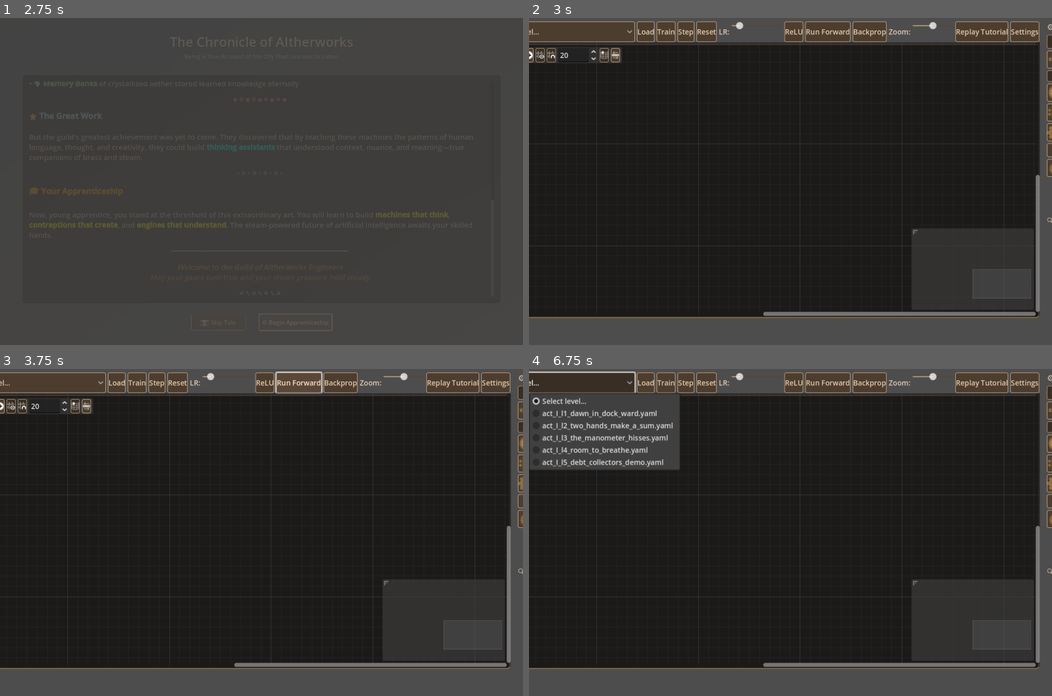
Above: before the commit, frames 1-4 (two rows, left to right).
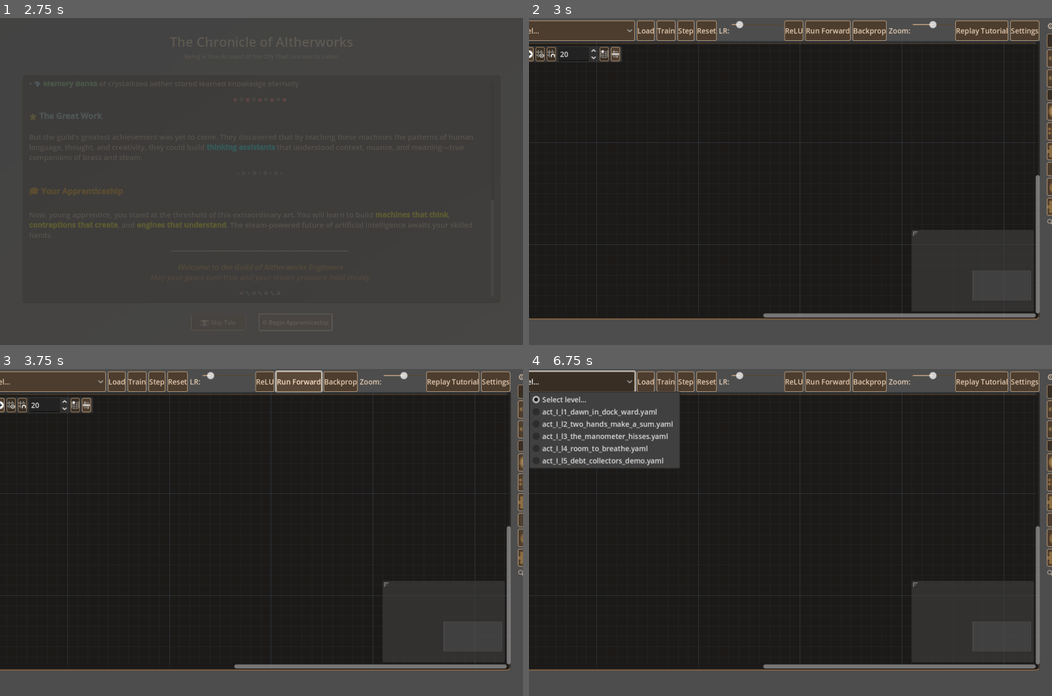
Above: after the commit, the same moments.

Repository: jazzmind/aitherworks
Game: Godot game, scene res://game/ui/title_screen.tscn
Two runs of this game, one before a commit and one after it. Both use one fixed random seed, a clock stepped at 60 frames per second and the inputs below.
Inputs:
- Up to frame 1 (2.75 s): click "🎩 New Apprenticeship" at 0.5 s; click "⏭️ Skip Tale" at 1.25 s; click "⚙️ Begin Apprenticeship" at 2 s
- Up to frame 2 (3 s): click "⚙️ Begin Apprenticeship" at 2.75 s
- Up to frame 3 (3.75 s): click "Run Forward" at 3.5 s
- Up to frame 4 (6.75 s): click "Replay Tutorial" at 4.25 s; click "Replay Tutorial" at 5 s; click "Replay Tutorial" at 5.75 s; click "Select level..." at 6.5 s

Frame 1 is identical in both runs. In frame 2, 4.3% of the frame differs, in the area x 0-100%, y 0-93%; in frame 3, 4.4%; in frame 4, 5.5%.

Commit message:
Implement Steam Source, Spyglass, and YAML validation
Co-authored-by: wes <wes@sonnenreich.com>

Diff:
--- /dev/null
+++ b/game/sim/spec_validator.gd
@@ -0,0 +1,70 @@
+extends Node
+class_name SpecValidator
+
+## SpecValidator
+# Validates part and level YAML files and logs readable messages.
+
+static func _list_yaml(dir_path: String) -> Array[String]:
+	var out: Array[String] = []
+	var dir := DirAccess.open(dir_path)
+	if dir == null:
+		return out
+	dir.list_dir_begin()
+	var f := dir.get_next()
+	while f != "":
+		if not dir.current_is_dir() and f.ends_with(".yaml"):
+			out.append(dir_path + "/" + f)
+		f = dir.get_next()
+	dir.list_dir_end()
+	return out
+
+static func _load_catalog(parts_dir: String) -> Dictionary:
+	var cat: Dictionary = {}
+	var files := _list_yaml(parts_dir)
+	for p in files:
+		var d := SpecLoader.load_yaml(p)
+		if d.has("id"):
+			cat[String(d["id"])]=d
+	return cat
+
+static func _stringify_path(p: String) -> String:
+	return p.get_file()
+
+func validate_parts_and_specs(parts_dir: String, specs_dir: String) -> Dictionary:
+	var messages: Array[String] = []
+	var ok := true
+	# Parts
+	var part_files := _list_yaml(parts_dir)
+	for pf in part_files:
+		var data := SpecLoader.load_yaml(pf)
+		var id := String(data.get("id", ""))
+		if id == "":
+			ok = false
+			messages.append("❌ Part missing id: " + _stringify_path(pf))
+			continue
+		if not data.has("ports"):
+			messages.append("⚠️ Part has no ports: " + id)
+		else:
+			for k in data["ports"].keys():
+				var v := String(data["ports"][k])
+				if v != "input" and v != "output":
+					messages.append("⚠️ Port '"+k+"' on "+id+" is '"+v+"' (expected 'input'|'output')")
+	# Specs
+	var catalog := _load_catalog(parts_dir)
+	var spec_files := _list_yaml(specs_dir)
+	for sf in spec_files:
+		var s := SpecLoader.load_yaml(sf)
+		var allowed: Array = s.get("allowed_parts", [])
+		for pid in allowed:
+			if not catalog.has(String(pid)):
+				ok = false
+				messages.append("❌ Spec references unknown part '"+String(pid)+"' in "+_stringify_path(sf))
+		# Name/description guard
+		if not s.has("name"):
+			messages.append("⚠️ Spec missing name: "+_stringify_path(sf))
+		if not s.has("description"):
+			messages.append("⚠️ Spec missing description: "+_stringify_path(sf))
+
+	if ok:
+		messages.push_front("✅ YAML validation OK ("+str(part_files.size())+" parts, "+str(spec_files.size())+" specs)")
+	return {"ok": ok, "messages": messages}
--- /dev/null
+++ b/game/sim/tests_spec_validator.gd
@@ -0,0 +1,26 @@
+extends Node
+
+## Basic tests for SpecValidator and part processing
+
+func _ready() -> void:
+	print("[TEST] Running SpecValidator tests...")
+	var validator := SpecValidator.new()
+	var res := validator.validate_parts_and_specs("res://data/parts", "res://data/specs")
+	assert(res.has("ok"))
+	assert(res.has("messages"))
+	print("[TEST] Validator OK:", res.ok)
+	for m in res.messages:
+		print("[VALIDATOR] ", m)
+
+	print("[TEST] Part processing smoke test...")
+	# Create a WeightWheel and test processing
+	var wheel := WeightWheel.new()
+	wheel.set_weights([1.0, 2.0, -1.0])
+	var out := wheel.process_signals([1.0, 1.0, 1.0])
+	assert(abs(out - 2.0) < 0.0001)
+	# Activation gate
+	var gate := ActivationGate.new()
+	gate.activation_type = ActivationGate.ActivationType.RELU
+	var gout := gate.apply_activation(-1.0)
+	assert(gout == 0.0)
+	print("[TEST] Part processing passed.")
--- a/game/ui/part_node.gd
+++ b/game/ui/part_node.gd
@@ -4,6 +4,8 @@
 # GraphNode wrapper that exposes input/output ports from a part definition.
 
 class_name PartNode
+
+signal inspect_requested(part: PartNode)
 
 var part_id: String = ""
 var input_names: Array[String] = []
@@ -112,11 +114,9 @@
 		"spyglass":
 			part_instance = Spyglass.new()
 		"adder_manifold":
-			# TODO: Implement AdderManifold class
-			pass
+			part_instance = AdderManifold.new()
 		"activation_gate":
-			# TODO: Implement ActivationGate class
-			pass
+			part_instance = ActivationGate.new()
 		"entropy_manometer":
 			# TODO: Implement EntropyManometer class
 			pass
@@ -158,6 +158,16 @@
 			if part_instance is WeightWheel:
 				var wheel = part_instance as WeightWheel
 				output_value = wheel.process_signals(inputs)
+		"adder_manifold":
+			if part_instance is AdderManifold:
+				var add = part_instance as AdderManifold
+				add.input_signals = inputs.duplicate()
+				output_value = add.process_signals()
+		"activation_gate":
+			if part_instance is ActivationGate:
+				var gate = part_instance as ActivationGate
+				var x: float = inputs[0] if inputs.size() > 0 else 0.0
+				output_value = gate.apply_activation(x)
 		"spyglass":
 			if part_instance is Spyglass:
 				# Spyglass is passive - just passes through input
@@ -171,6 +181,12 @@
 				output_value += val
 
 	return output_value
+
+func _gui_input(event: InputEvent) -> void:
+	if event is InputEventMouseButton:
+		var mb := event as InputEventMouseButton
+		if mb.pressed and mb.double_click and mb.button_index == MOUSE_BUTTON_LEFT:
+			emit_signal("inspect_requested", self)
 
 func get_part_status() -> String:
 	"""Get current status of the part for debugging"""
--- a/game/ui/story_tutorial.gd
+++ b/game/ui/story_tutorial.gd
@@ -98,7 +98,14 @@
 				{
 					"character": "aether_sage",
 					"name": "Aether Sage",
-					"text": "Precisely! But first, we need components. Every thinking machine needs [color=yellow]eyes[/color] to see the data. Click on the [color=yellow]Signal Loom[/color] to add the input processor.",
+					"text": "Precisely! But first, every machine needs a [color=yellow]Steam Source[/color] – the boiler that produces input steam signals.",
+					"action": "place_steam_source",
+					"target": "MarginContainer/MainLayout/RightPanel/ComponentDrawers"
+				},
+				{
+					"character": "aether_sage",
+					"name": "Aether Sage",
+					"text": "Now add the [color=yellow]Signal Loom[/color] – the eyes that process raw steam into usable signals.",
 					"action": "place_signal_loom",
 					"target": "MarginContainer/MainLayout/RightPanel/ComponentDrawers"
 				}
@@ -137,9 +144,21 @@
 				{
 					"character": "master_cogwright",
 					"name": "Master Cogwright",
-					"text": "Exactly! [color=yellow]Drag from a yellow output port to a blue input port[/color] to connect them. This creates the data flow path through your thinking machine.",
+					"text": "Exactly! [color=yellow]Connect the Steam Source's output to the Signal Loom's input[/color]. Drag from a yellow output port to a blue input port.",
 					"action": "connect_components",
 					"target": "MarginContainer/MainLayout/CenterPanel/BlueprintArea/GraphEdit"
+				}
+			]
+		},
+		{
+			"title": "Peering Through the Spyglass",
+			"dialogues": [
+				{
+					"character": "aether_sage",
+					"name": "Aether Sage",
+					"text": "To see inside your machine, place a [color=yellow]Spyglass[/color], or simply [b]double-click[/b] a component to open the Inspector.",
+					"action": "place_spyglass",
+					"target": "MarginContainer/MainLayout/RightPanel/ComponentDrawers"
 				}
 			]
 		},
--- a/game/ui/workbench.gd
+++ b/game/ui/workbench.gd
@@ -46,6 +46,8 @@
 var weight_slider: HSlider
 var weight_label: Label
 
+var _last_inspection_window_pos: Vector2i = Vector2i(-1, -1)
+
 func _ready() -> void:
 	engine = Act1Engine.new()
 	add_child(engine)
@@ -75,6 +77,7 @@
 		level_select.add_item(p.get_file())
 	level_select.select(0)  # Select placeholder initially
 	_log("Workbench ready")
+	_validate_yaml_files()
 	# Apply default UI scale
 	get_window().content_scale_factor = 1.4
 	# Set up story tutorial
@@ -99,6 +102,11 @@
 func _populate_palette() -> void:
 	var input_parts = [
 		{
+			"id": "steam_source",
+			"icon": "res://assets/icons/steam_pipe.svg",
+			"tooltip": "Steam Source\n\nThe heart of your contraption - generates steam pressure.\nProvides the input data your machine needs to process."
+		},
+		{
 			"id": "signal_loom",
 			"icon": "res://assets/icons/steam_pipe.svg",
 			"tooltip": "Signal Loom\n\nProcesses input data - the 'eyes' of your machine.\nConverts raw information into usable steam pressure."
@@ -128,6 +136,11 @@
 			"id": "entropy_manometer",
 			"icon": "res://assets/icons/pressure_gauge.svg",
 			"tooltip": "Entropy Manometer\n\nMeasures uncertainty and information content.\nHelps optimize learning efficiency."
+		},
+		{
+			"id": "spyglass",
+			"icon": "res://assets/icons/gear.svg",
+			"tooltip": "Spyglass\n\nPeer into components to see what's happening inside.\nShows real-time data flow and component states."
 		}
 	]
 
@@ -203,16 +216,25 @@
 	var scene := load("res://game/ui/part_node.tscn") as PackedScene
 	var node := scene.instantiate()
 	node.setup_from_spec(id, spec)
+	# Ensure unique name so Spyglass can target by name
+	node.name = "%s_%d" % [id, Time.get_ticks_msec()]
+	# Connect inspection request from node
+	if node.has_signal("inspect_requested"):
+		node.inspect_requested.connect(_open_inspection_window)
 	node.position_offset = Vector2(randi()%400, randi()%200)
 	graph.add_child(node)
 
 	# Notify tutorial of specific part placement
-	if id == "signal_loom":
+	if id == "steam_source":
+		story_tutorial.notify_action("place_steam_source")
+	elif id == "signal_loom":
 		# tutorial.notify("placed_part")  # Disabled
 		story_tutorial.notify_action("place_signal_loom")
 	elif id == "weight_wheel":
 		# tutorial.notify("placed_weight_wheel")  # Disabled
 		story_tutorial.notify_action("place_weight_wheel")
+	elif id == "spyglass":
+		story_tutorial.notify_action("place_spyglass")
 	else:
 		# tutorial.notify("placed_part")  # Disabled
 		story_tutorial.notify_action("place_part")
@@ -442,6 +464,37 @@
 func _on_fullscreen_toggled(pressed: bool) -> void:
 	var mode := DisplayServer.WINDOW_MODE_FULLSCREEN if pressed else DisplayServer.WINDOW_MODE_WINDOWED
 	DisplayServer.window_set_mode(mode)
+
+func _open_inspection_window(part: PartNode) -> void:
+	# Create a spyglass bound to this part node's name
+	var spy := Spyglass.new()
+	add_child(spy)
+	spy.inspection_target = part.name
+	spy.start_inspection()
+	# Create window
+	var win_scene := load("res://game/ui/inspection_window.tscn") as PackedScene
+	var win: InspectionWindow = win_scene.instantiate()
+	add_child(win)
+	win.connect_to_spyglass(spy)
+	if _last_inspection_window_pos.x >= 0:
+		win.position = _last_inspection_window_pos
+	win.window_closed.connect(func():
+		_last_inspection_window_pos = win.position
+		if is_instance_valid(spy):
+			spy.stop_inspection()
+			spy.queue_free()
+		win.queue_free()
+	)
+	win.show_inspection_window()
+
+func _validate_yaml_files() -> void:
+	# Validate parts and specs, log readable errors
+	if Engine.is_editor_hint():
+		return
+	var validator := SpecValidator.new()
+	var result := validator.validate_parts_and_specs("res://data/parts", "res://data/specs")
+	for msg in result.messages:
+		_log(msg)
 
 func _on_run_forward() -> void:
 	_log("🚀 Running forward pass through your contraption...")
Not shown, changed: docs/todo.md
